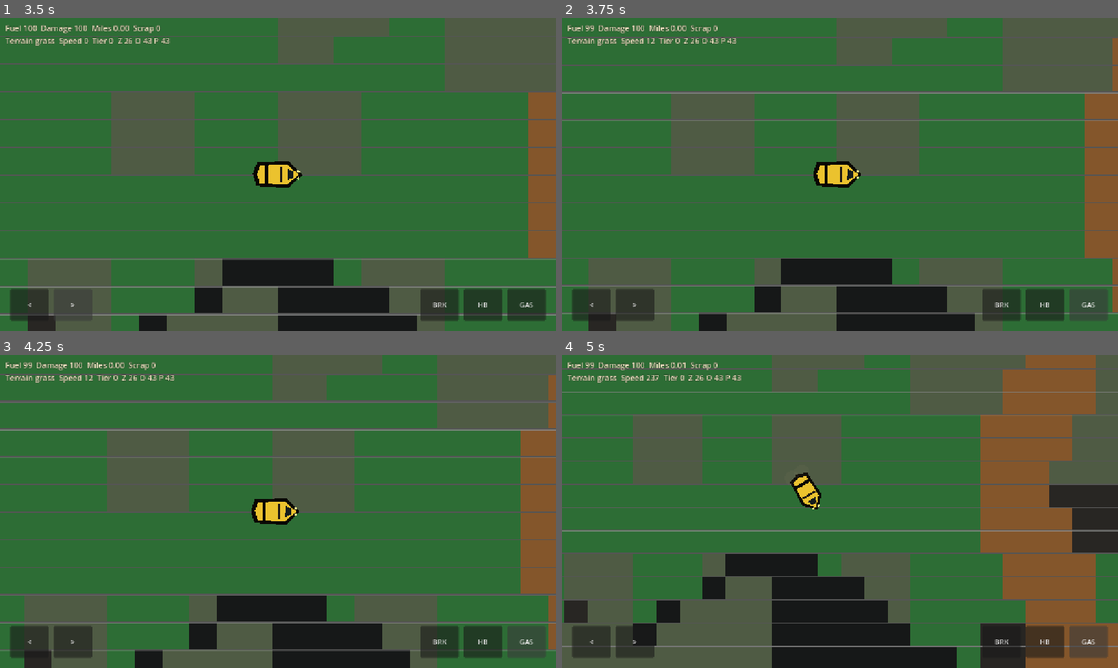
Above: before the commit, frames 1-4 (two rows, left to right).
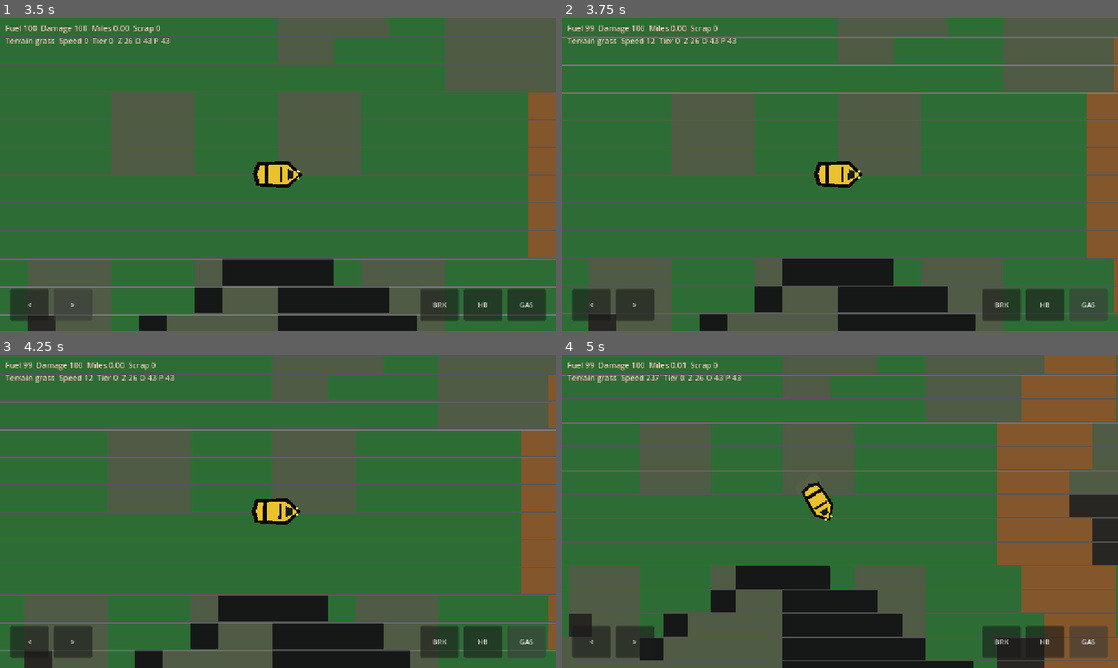
Above: after the commit, the same moments.

Repository: scwlkr/keep-driving
Game: Godot game, scene res://scenes/main.tscn
Two runs of this game, one before a commit and one after it. Both use one fixed random seed, a clock stepped at 60 frames per second and the inputs below.
Inputs:
- Up to frame 1 (3.5 s): click "Start Run" at 0.5 s; click "<" at 1.25 s; click "Restart" at 2 s; click ">" at 2.75 s
- Up to frame 2 (3.75 s): click "GAS" at 3.5 s
- Up to frame 3 (4.25 s): no input
- Up to frame 4 (5 s): hold D (drive_right) from 4.28 s (still down); hold W (drive_gas) from 4.28 s (still down)

Frame 1 is identical in both runs. In frame 2, 2.9% of the frame differs, in the area x 0-100%, y 0-100%; in frame 3, 0.6%; in frame 4, 25%.

Commit message:
Integrate v0 proofs and ticket status

Diff:
--- /dev/null
+++ b/proofs/landscape_mobile_proof.gd
@@ -0,0 +1,49 @@
+extends SceneTree
+
+const C = preload("res://scripts/game_constants.gd")
+const GameRoot = preload("res://scripts/game_root.gd")
+const ProfileStore = preload("res://scripts/profile_store.gd")
+
+func _initialize() -> void:
+	call_deferred("_run")
+
+func _run() -> void:
+	root.size = Vector2i(1280, 720)
+	var game := GameRoot.new()
+	root.add_child(game)
+	game.persist_enabled = false
+	game._ready()
+	game.profile = ProfileStore.default_profile()
+	game.profile["scrap"] = 40
+	game.start_run(616161)
+	var layout := game.mobile_layout_report()
+	for i in range(60 * 12):
+		game.touch_state["gas"] = true
+		game.touch_state["steer"] = -1.0 if i % 240 < 120 else 1.0
+		game.touch_state["brake"] = i % 360 > 330
+		game.touch_state["handbrake"] = i % 500 > 455
+		game._process(1.0 / 60.0)
+	if game.state != "running":
+		game.start_run(616162)
+	game.apply_pickup("fuel")
+	game.apply_pickup("scrap")
+	game.apply_damage(20.0, "mobile proof impact")
+	game.miles_driven = 0.8
+	game.end_run("mobile proof complete")
+	var results_ok := game.state == "results" and int(game.profile["scrap"]) > 40
+	game.show_garage()
+	var garage_ok := game.buy_upgrade("fuel_tank") or int(game.profile["upgrades"]["fuel_tank"]) > 0
+	var previous_seed := game.run_seed
+	game.start_run(717171)
+	var restart_ok := game.run_seed != previous_seed
+	var ok := bool(layout["landscape"]) and bool(layout["touch_sized"]) and game.mobile_controls.size() >= 5 and results_ok and garage_ok and restart_ok
+	print("LANDSCAPE_MOBILE_PROOF viewport=%s controls=%s results=%s garage=%s restart=%s pass=%s" % [
+		str(layout["viewport"]),
+		str(layout["controls"]),
+		str(results_ok),
+		str(garage_ok),
+		str(restart_ok),
+		str(ok),
+	])
+	game.queue_free()
+	quit(0 if ok else 1)
--- a/scripts/game_root.gd
+++ b/scripts/game_root.gd
@@ -56,11 +56,13 @@
 	if bool(world.metrics.get("streaming_drag_active", false)):
 		player.velocity *= 0.985
 	world.update_streaming(player.global_position)
-	world.update_entities(player.global_position, delta)
+	world.update_entities(player.global_position, delta, elapsed_seconds)
 	_handle_contacts(delta)
 	_apply_run_resources(delta, terrain)
-	camera.global_position = player.global_position + player.camera_lookahead()
-	camera.zoom = player.camera_zoom()
+	var camera_target := player.global_position + player.camera_lookahead()
+	var follow_weight := 1.0 - pow(0.001, delta)
+	camera.global_position = camera.global_position.lerp(camera_target, follow_weight)
+	camera.zoom = camera.zoom.lerp(player.camera_zoom(), follow_weight)
 	if player.impact_shake > 0.0:
 		camera.offset = Vector2(randf_range(-5.0, 5.0), randf_range(-5.0, 5.0)) * player.impact_shake
 	else:
@@ -102,6 +104,8 @@
 	world.start_run(run_seed)
 	player.visible = true
 	player.reset_vehicle(Vector2.ZERO)
+	camera.global_position = player.global_position
+	camera.zoom = Vector2.ONE
 	world.update_streaming(player.global_position)
 	var upgrades:Dictionary = profile["upgrades"]
 	fuel = C.max_fuel_for(upgrades)
--- a/scripts/world_runtime.gd
+++ b/scripts/world_runtime.gd
@@ -14,6 +14,7 @@
 var tile_set:TileSet
 var metrics := {}
 var _drag_was_active := false
+var _last_player_pos := Vector2.ZERO
 
 func _ready() -> void:
 	tile_set = _make_tileset()
@@ -32,6 +33,7 @@
 
 func update_streaming(player_pos:Vector2) -> Dictionary:
 	var start_usec := Time.get_ticks_usec()
+	_last_player_pos = player_pos
 	metrics["chunks_attached_this_frame"] = 0
 	var center := WorldGenerator.world_to_chunk(player_pos)
 	var desired_active := _coords_in_radius(center, C.ACTIVE_RADIUS)
@@ -85,7 +87,7 @@
 	metrics["entity_counts"] = entity_counts()
 	return metrics
 
-func update_entities(player_pos:Vector2, delta:float) -> void:
+func update_entities(player_pos:Vector2, delta:float, elapsed_seconds:float = 0.0) -> void:
 	for entity in active_entities.values():
 		if not is_instance_valid(entity) or not entity.alive:
 			continue
@@ -93,7 +95,7 @@
 			var to_player:Vector2 = player_pos - entity.global_position
 			var distance:float = to_player.length()
 			if distance < 900.0 and distance > 1.0:
-				var speed := 88.0 + float(pressure_tier(player_pos, 0.0)) * 22.0
+				var speed := 88.0 + float(pressure_tier(player_pos, elapsed_seconds)) * 22.0
 				entity.global_position += to_player.normalized() * speed * delta
 
 func sample_terrain(world_pos:Vector2) -> int:
@@ -202,6 +204,12 @@
 			metrics["skipped_spawn_count"] += 1
 			continue
 		var kind := str(marker["kind"])
+		var coord:Vector2i = data["coord"]
+		var spawn_pos := WorldGenerator.local_tile_to_world(coord, marker["tile"])
+		if (kind == "zombie" or kind.begins_with("obstacle_")) and spawn_pos.distance_to(_last_player_pos) < 240.0:
+			metrics["skipped_spawn_count"] += 1
+			metrics["spawn_safety_skips"] += 1
+			continue
 		if kind == "zombie" and counts["zombies"] >= C.ZOMBIE_CAP:
 			metrics["skipped_spawn_count"] += 1
 			continue
@@ -212,8 +220,7 @@
 			metrics["skipped_spawn_count"] += 1
 			continue
 		var entity := WorldEntity.new()
-		var coord:Vector2i = data["coord"]
-		entity.setup(marker, WorldGenerator.local_tile_to_world(coord, marker["tile"]), key)
+		entity.setup(marker, spawn_pos, key)
 		add_child(entity)
 		active_entities[marker_id] = entity
 		counts = entity_counts()
@@ -244,6 +251,7 @@
 		"attach_queue_length": 0,
 		"chunks_attached_this_frame": 0,
 		"skipped_spawn_count": 0,
+		"spawn_safety_skips": 0,
 		"streaming_drag_activations": 0,
 		"current_chunk_active": false,
 		"streaming_drag_active": false,
Not shown, changed: .scratch/keep-driving-v0/issues/build-01-project-shell-and-proof-harness.md
Not shown, changed: .scratch/keep-driving-v0/issues/build-02-deterministic-world-and-streaming.md
Not shown, changed: .scratch/keep-driving-v0/issues/build-03-route-network-terrain-and-barriers.md
Not shown, changed: .scratch/keep-driving-v0/issues/build-04-vehicle-camera-and-mobile-controls.md
Not shown, changed: .scratch/keep-driving-v0/issues/build-05-combat-hazards-and-pursuit-pressure.md
Not shown, changed: .scratch/keep-driving-v0/issues/build-06-resources-results-garage-and-persistence.md
Not shown, changed: .scratch/keep-driving-v0/issues/build-07-readability-feedback-ui-and-audio.md
Not shown, changed: .scratch/keep-driving-v0/issues/build-08-world-perf-proof-and-automation.md
Not shown, changed: .scratch/keep-driving-v0/issues/build-09-end-to-end-playable-loop-and-final-smoke.md
